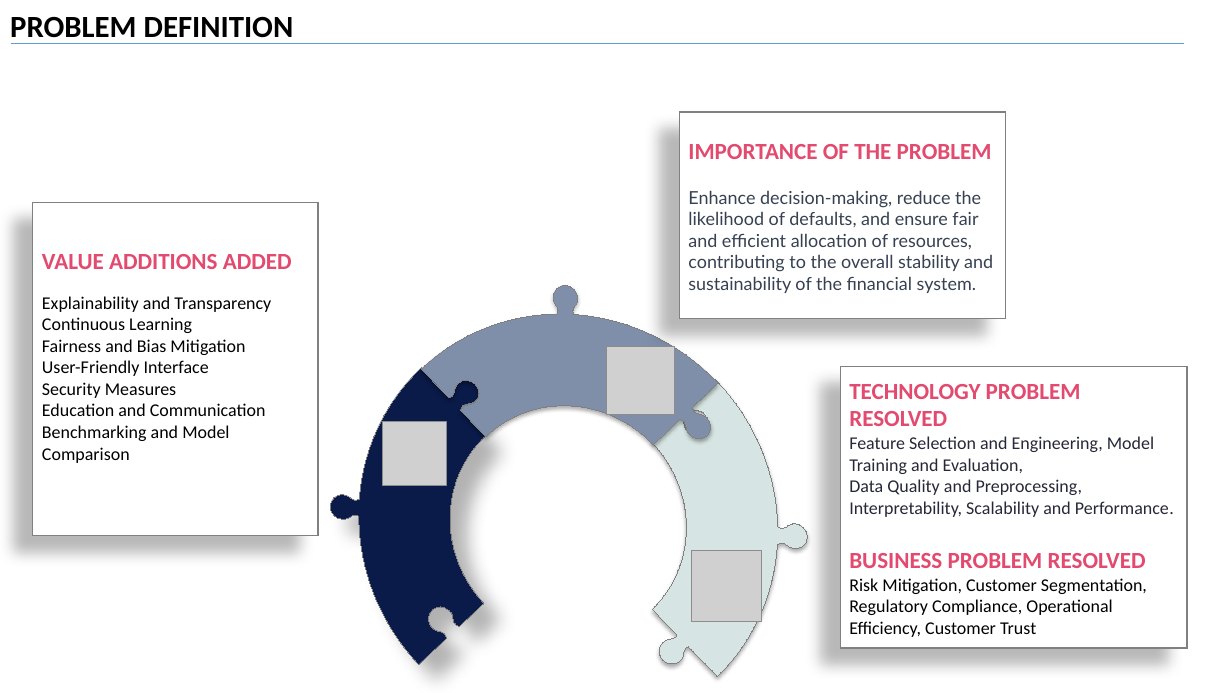
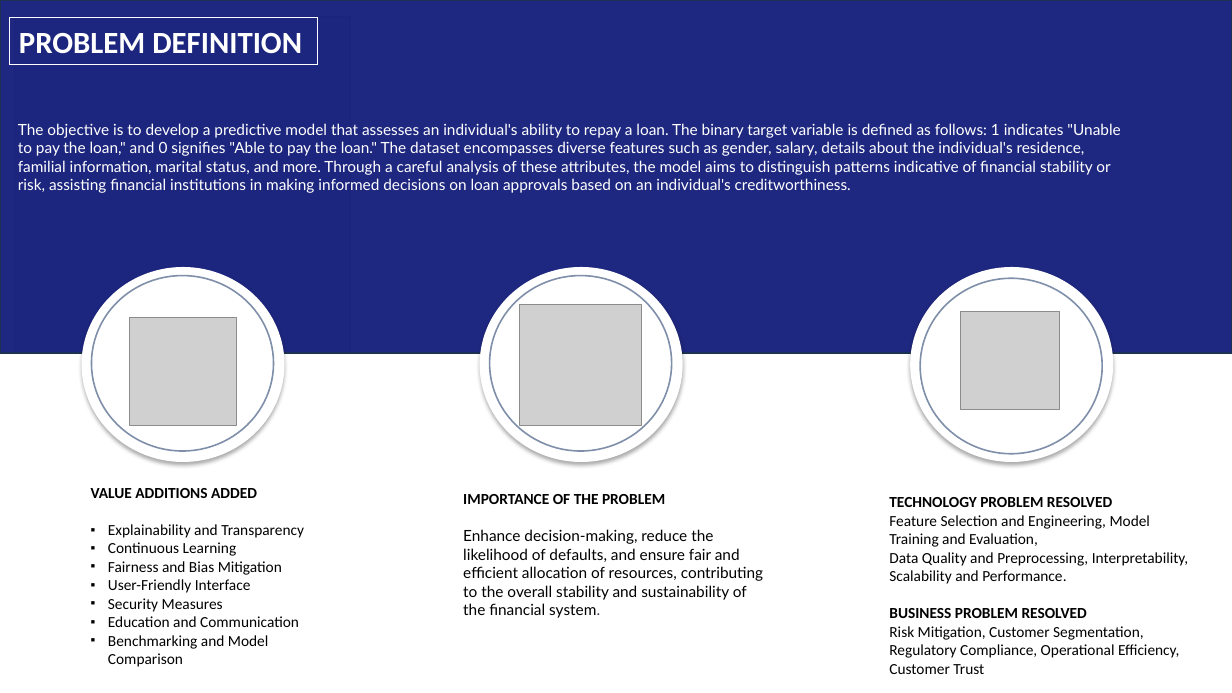
Before and after one commit to v-dev688/CREDIT_PROJECT, a slide deck: slide 2 of FINALPPT.pptx. Drawn at 1232x693 pixels with LibreOffice and Linux fonts; fonts in the diff are those of the drawing; grey boxes stand for pictures. Boxes give left, top, right and bottom in pixels: in the first picture for what was removed or moved away, otherwise in the second. Text is boxed around its words. In the diff, an @@ line names an element or a change of style, - is before the commit and + after.

```diff
--- a/FINALPPT.pptx
+++ b/FINALPPT.pptx
@@ rectangle added at <box>0,0,1232,353</box>, fill #16207B at 96% opacity, outline #1E3256 1 pt @@
@@ rectangle "PROBLEM DEFINITION": place and size @@
-rectangle "PROBLEM DEFINITION" at <box>10,16,294,44</box>
+rectangle "PROBLEM DEFINITION" at <box>10,18,318,64</box>
@@ rectangle "PROBLEM DEFINITION" at <box>10,18,318,64</box>: text colour #000000 to #FFFFFF; outline none to #FFFFFF 0.75 pt @@
@@ picture added at <box>14,17,350,353</box> @@
@@ line removed from (11, 43) to (1185, 43) @@
@@ text added at <box>18,123,1120,193</box>, 12 pt, text #FFFFFF @@
+The objective is to develop a predictive model that assesses an individual's ability to repay a loan. The binary target variable is defined as follows: 1 indicates "Unable to pay the loan," and 0 signifies "Able to pay the loan." The dataset encompasses diverse features such as gender, salary, details about the individual's residence, familial information, marital status, and more. Through a careful analysis of these attributes, the model aims to distinguish patterns indicative of financial stability or risk, assisting financial institutions in making informed decisions on loan approvals based on an individual's creditworthiness.
@@ freeform shape removed at <box>421,228,739,547</box> @@
@@ ellipse added at <box>81,267,285,462</box>, fill #FFFFFF @@
@@ ellipse added at <box>480,267,683,462</box>, fill #FFFFFF @@
@@ ellipse added at <box>910,267,1114,462</box>, fill #FFFFFF @@
@@ ellipse added at <box>91,275,274,451</box>, fill #FFFFFF, outline #7F8FA9 1.25 pt @@
@@ ellipse added at <box>490,275,672,451</box>, fill #FFFFFF, outline #7F8FA9 1.25 pt @@
@@ ellipse added at <box>921,278,1103,454</box>, fill #FFFFFF, outline #7F8FA9 1.25 pt @@
@@ picture added at <box>129,318,237,425</box> @@
@@ picture added at <box>520,304,641,425</box> @@
@@ picture added at <box>961,311,1060,410</box> @@
@@ freeform shape removed at <box>272,348,589,664</box> @@
@@ picture removed at <box>606,347,675,415</box> @@
@@ freeform shape removed at <box>548,380,864,693</box> @@
@@ picture removed at <box>383,422,446,486</box> @@
@@ text "VALUE ADDITIONS ADDED": place and size @@
-text "VALUE ADDITIONS ADDED" at <box>33,202,319,536</box>
+text "VALUE ADDITIONS ADDED" at <box>91,488,304,667</box>
@@ text "VALUE ADDITIONS ADDED" at <box>91,488,304,667</box>: size 18 to 12 pt, text colour #E34A6F to #000000 in "VALUE ADDITIONS ADDED"; size 14 to 12 pt in "Explainability and Transparency", "Continuous Learning", "Fairness and Bias Mitigation", "User-Friendly Interface" and 3 more places; bullet none to ▪; vertical alignment middle to top; fill #FFFFFF to none; outline #808080 1 pt to none; shadow off @@
@@ text "IMPORTANCE OF THE PROBLEM": place and size @@
-text "IMPORTANCE OF THE PROBLEM" at <box>679,112,1006,319</box>
+text "IMPORTANCE OF THE PROBLEM" at <box>463,494,763,618</box>
@@ text "IMPORTANCE OF THE PROBLEM" at <box>463,494,763,618</box>: size 18 to 12 pt, text colour #E34A6F to #000000 in "IMPORTANCE OF THE PROBLEM"; size 14 to 12 pt, text colour #374151 to #000000 in "Enhance decision-making, reduce the likelihood of defaults, ..."; vertical alignment middle to top; fill #FFFFFF to none; outline #808080 1 pt to none; shadow off @@
@@ text "TECHNOLOGY PROBLEM RESOLVED": place and size @@
-text "TECHNOLOGY PROBLEM RESOLVED" at <box>840,366,1187,648</box>
+text "TECHNOLOGY PROBLEM RESOLVED" at <box>889,497,1188,674</box>
@@ text "TECHNOLOGY PROBLEM RESOLVED" at <box>889,497,1188,674</box>: size 18 to 12 pt, text colour #E34A6F to #000000 in "TECHNOLOGY PROBLEM RESOLVED", "BUSINESS PROBLEM RESOLVED"; size 14 to 12 pt in "Feature Selection and Engineering, Model Training and ...", "Data Quality and Preprocessing, Interpretability, Scalabilit ...", "Risk Mitigation, Customer Segmentation, Regulatory Complianc ..."; text colour #272838 to #000000 in "Feature Selection and Engineering, Model Training and ...", "Data Quality and Preprocessing, Interpretability, Scalabilit ..."; vertical alignment middle to top; fill #FFFFFF to none; outline #808080 1 pt to none; shadow off @@
@@ picture removed at <box>691,551,762,622</box> @@
```
Also in this commit, not shown: 2 other slides changed, 2 slides added, 2 slides removed, 11 other files.
